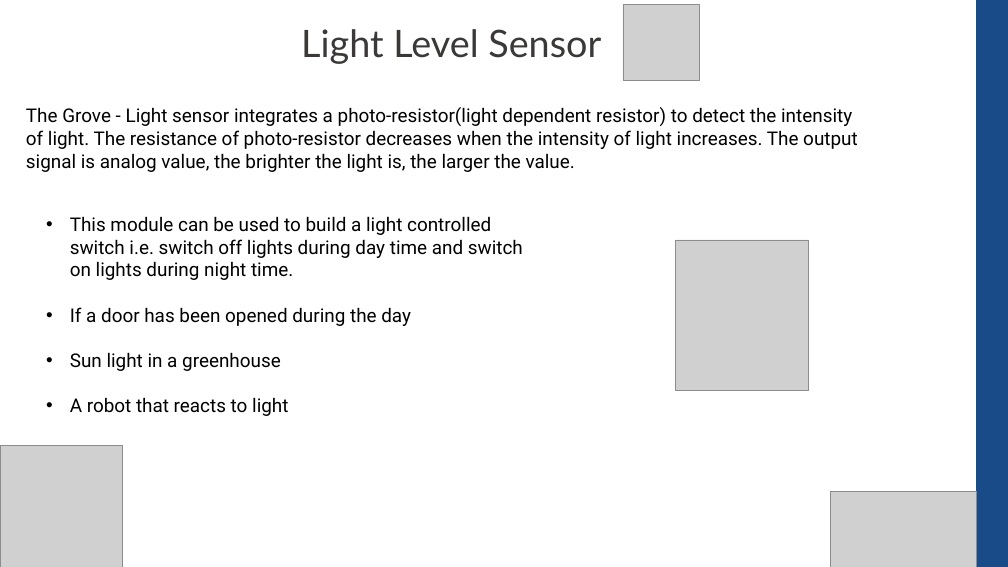
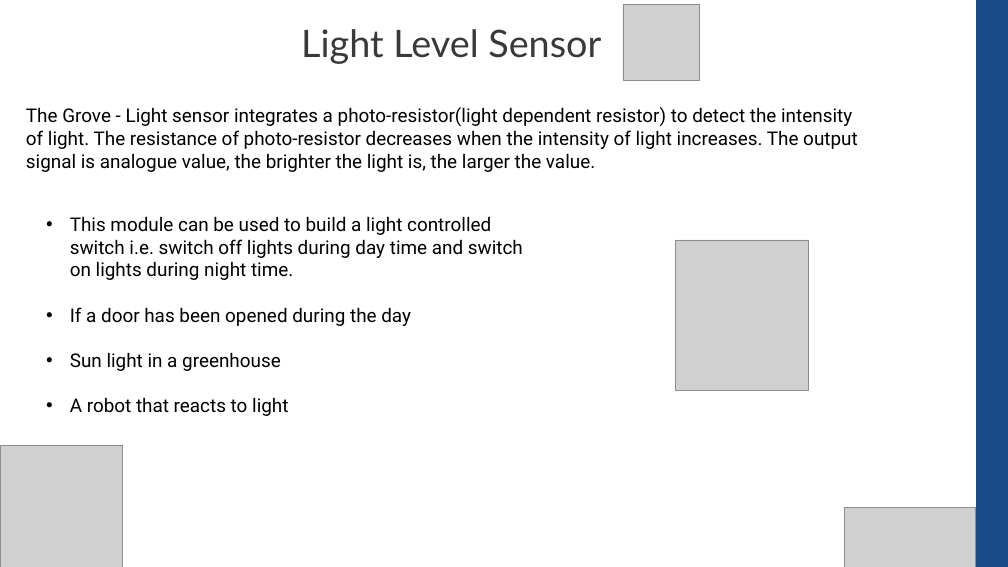
Before and after one commit to CompEng0001/IoT-and-Our-Schools-Environments-for-Education, a slide deck: slide 9 of Lessons/Sensors_101.pptx. Drawn at 1008x567 pixels with LibreOffice and Linux fonts; fonts in the diff are those of the drawing; grey boxes stand for pictures. Boxes give left, top, right and bottom in pixels: in the first picture for what was removed or moved away, otherwise in the second. Text is boxed around its words. In the diff, an @@ line names an element or a change of style, - is before the commit and + after.

```diff
--- a/Lessons/Sensors_101.pptx
+++ b/Lessons/Sensors_101.pptx
@@ text at <box>26,107,858,172</box>: text changed @@
-The Grove - Light sensor integrates a photo-resistor(light dependent resistor) to detect the intensity of light. The resistance of photo-resistor decreases when the intensity of light increases. The output signal is analog value, the brighter the light is, the larger the value.
+The Grove - Light sensor integrates a photo-resistor(light dependent resistor) to detect the intensity of light. The resistance of photo-resistor decreases when the intensity of light increases. The output signal is analogue value, the brighter the light is, the larger the value.
@@ picture: place and size @@
-picture at <box>830,492,977,567</box>
+picture at <box>845,507,975,567</box>
```
Also in this commit, not shown: 9 other slides changed.
